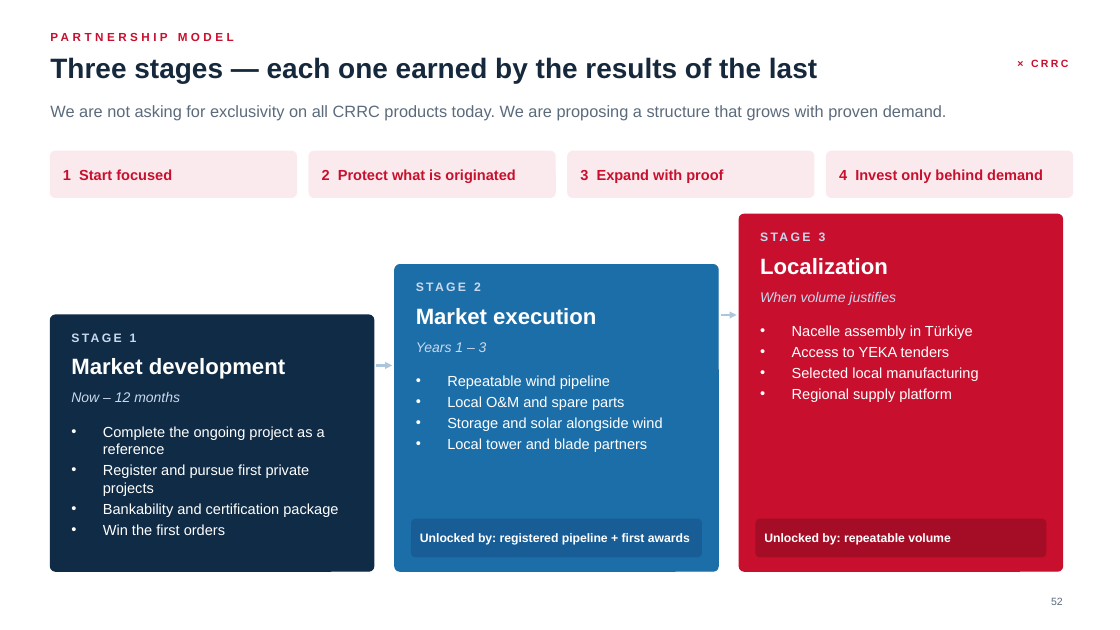
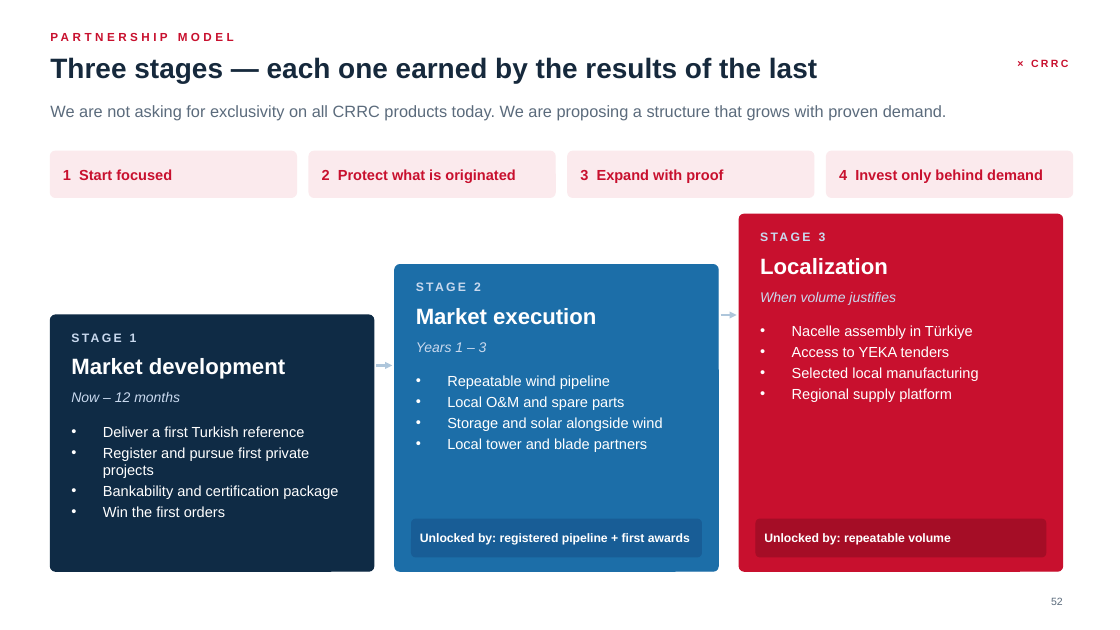
Before and after one commit to taimoorRazi/MultiTransformer, a slide deck: slide 52 of CRRC_Partnership/Ulusoy - CRRC Partnership.pptx. Drawn at 1120x630 pixels with LibreOffice and Linux fonts; fonts in the diff are those of the drawing; background and template pictures are left out. Boxes give left, top, right and bottom in pixels: in the first picture for what was removed or moved away, otherwise in the second. Text is boxed around its words. In the diff, an @@ line names an element or a change of style, - is before the commit and + after.

```diff
--- a/CRRC_Partnership/Ulusoy - CRRC Partnership.pptx
+++ b/CRRC_Partnership/Ulusoy - CRRC Partnership.pptx
@@ text at <box>103,426,305,437</box>: text changed @@
-• Complete the ongoing project as a reference
+• Deliver a first Turkish reference
```
Also in this commit, not shown: 9 other slides changed, 13 other files.
